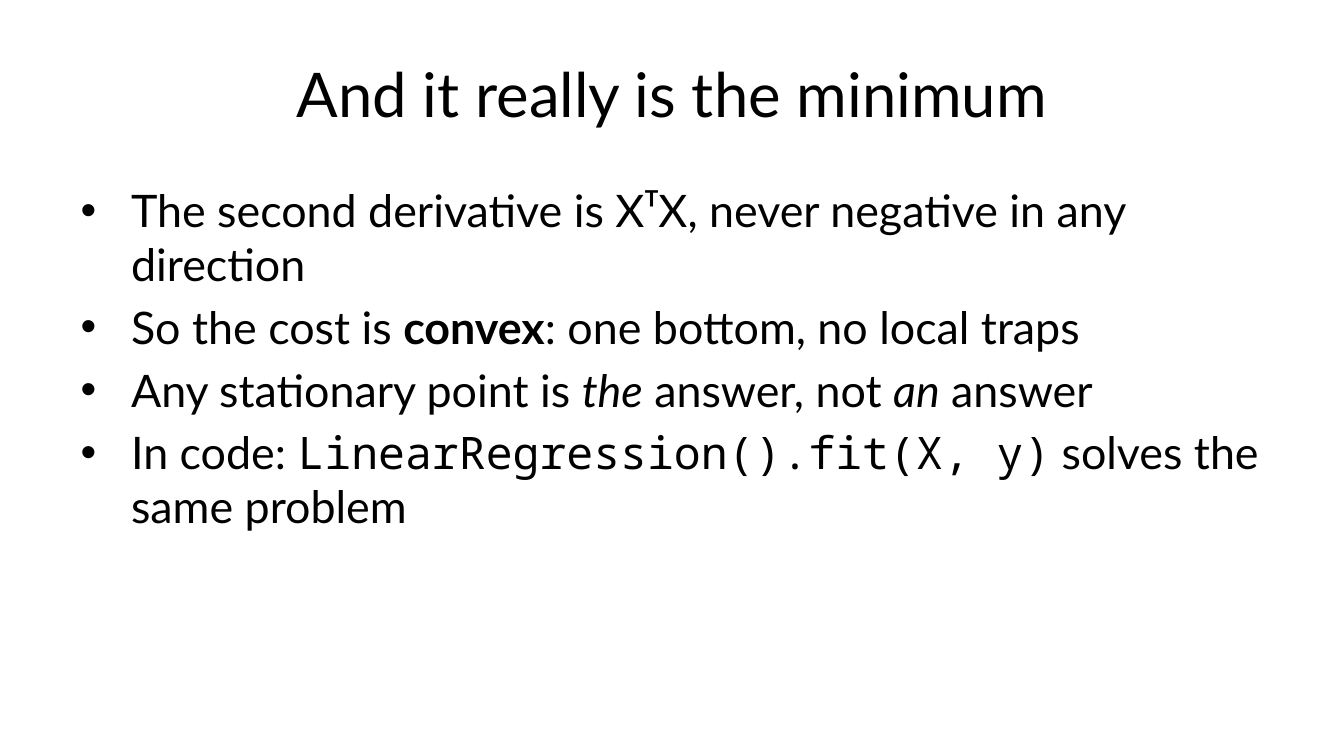
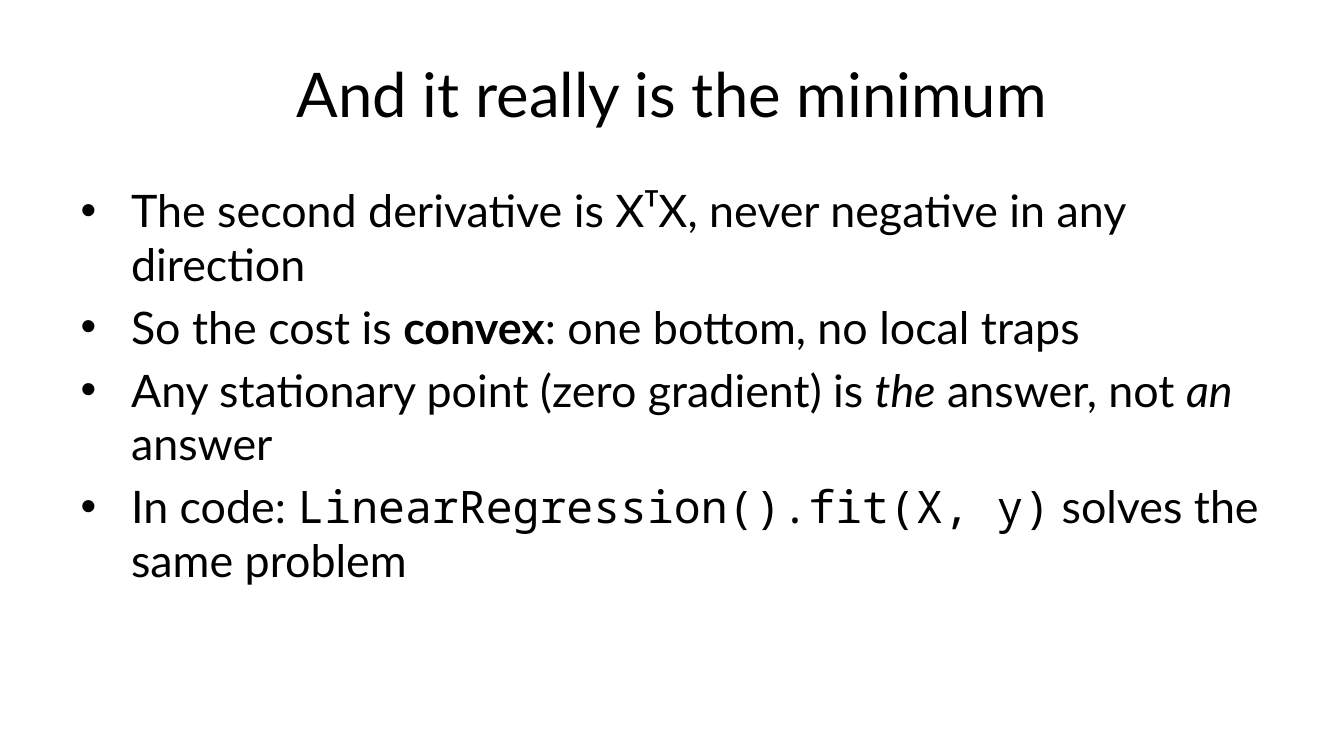
Before and after one commit to fabioantonini/technologies-for-artificial-intelligence, a slide deck: slide 17 of Lessons/03_regression/Slides/regression_slides.pptx. Drawn at 1344x756 pixels with LibreOffice and Linux fonts; fonts in the diff are those of the drawing; background and template pictures are left out. Boxes give left, top, right and bottom in pixels: in the first picture for what was removed or moved away, otherwise in the second. Text is boxed around its words. In the diff, an @@ line names an element or a change of style, - is before the commit and + after.

```diff
--- a/Lessons/03_regression/Slides/regression_slides.pptx
+++ b/Lessons/03_regression/Slides/regression_slides.pptx
@@ text at bbox=[131, 372, 1233, 461]: text changed @@
-• Any stationary point is the answer, not an answer
+• Any stationary point (zero gradient) is the answer, not an answer
```
Also in this commit, not shown: 13 other slides changed, 6 other files.
